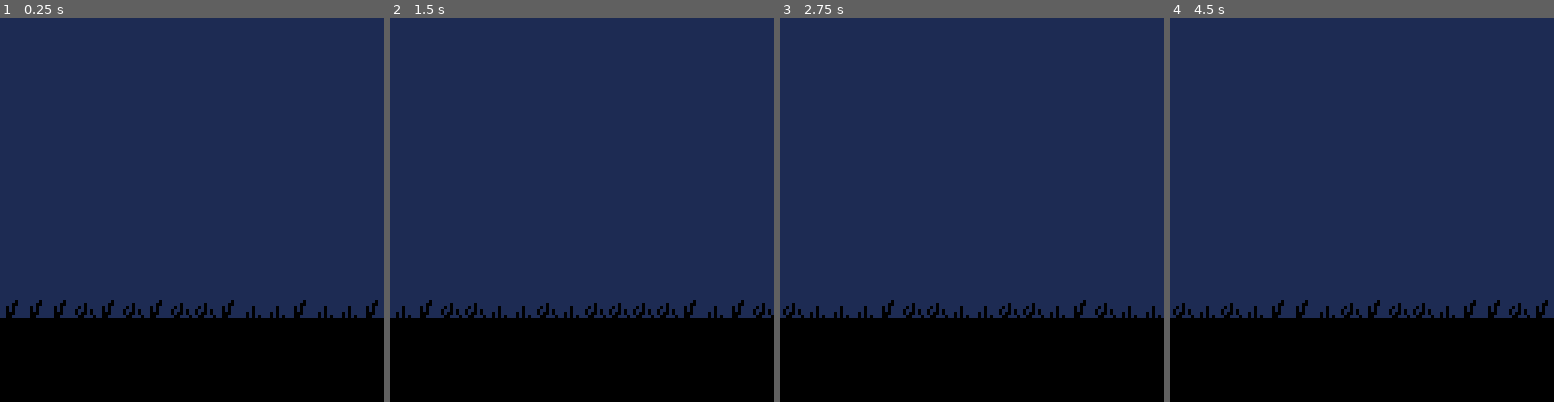
Above: before the commit, frames 1-4 (left to right).
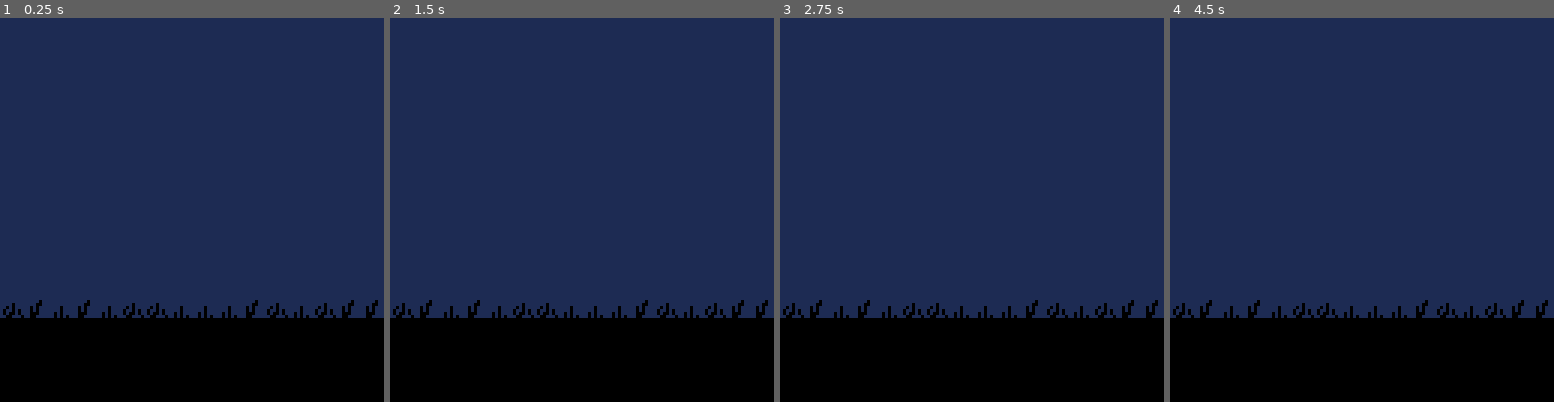
Above: after the commit, the same moments.

Repository: rcbensley/carts
Game: PICO-8 cartridge run.p8
The game is run twice, just before and just after one commit, with the same random seed, the same clock (stepped at 60 frames per second) and the same inputs.
Inputs:
- Up to frame 1 (0.25 s): no input
- Up to frame 2 (1.5 s): no input
- Up to frame 3 (2.75 s): no input
- Up to frame 4 (4.5 s): no input

The runs differ from the first frame. In frame 1, 0.8% of the frame differs, in the area x 0-93%, y 73-79%; in frame 2, 0.7%; in frame 3, 0.5%; in frame 4, 0.9%, in the area x 7-94%, y 73-79%.

Commit message:
fixed grass

Diff:
--- a/run.p8
+++ b/run.p8
@@ -1,6 +1,13 @@
 pico-8 cartridge // http://www.pico-8.com
 version 41
 __lua__
+
+g = {}
+for i=0,15 do
+	local j=flr(rnd(3))
+	local k=i*8
+	g[i+1] = {j,k}
+end
 
 
 function _draw()
@@ -9,10 +16,8 @@
 
 	palt(11,true)
 	palt(0, false)
-	for i=0,15 do
-		local j=flr(rnd(3))
-		local k=i*8
-		spr(j,k,92)
+	for i in all(g) do
+		spr(i[1],i[2],92)
 	end
 end
 __gfx__
